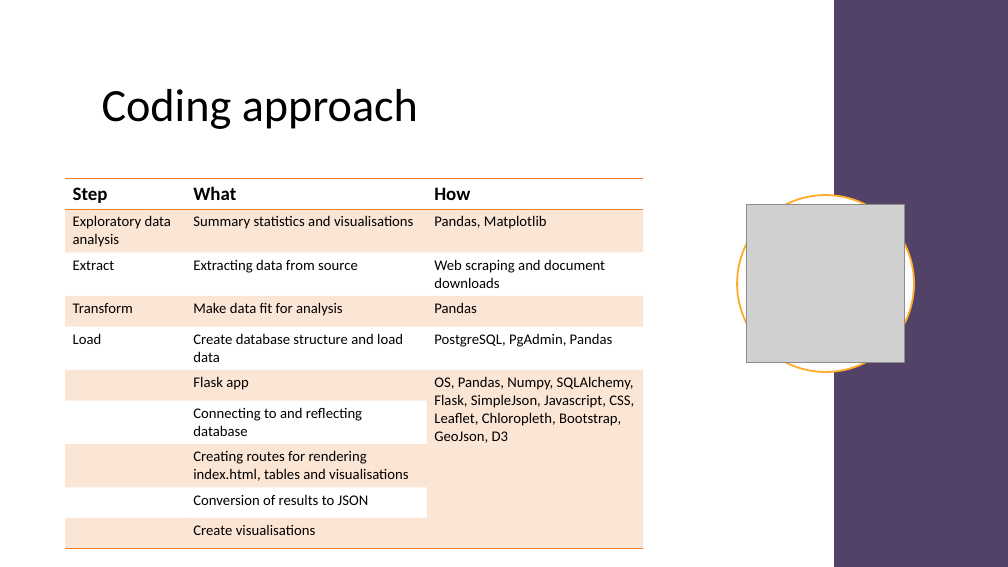
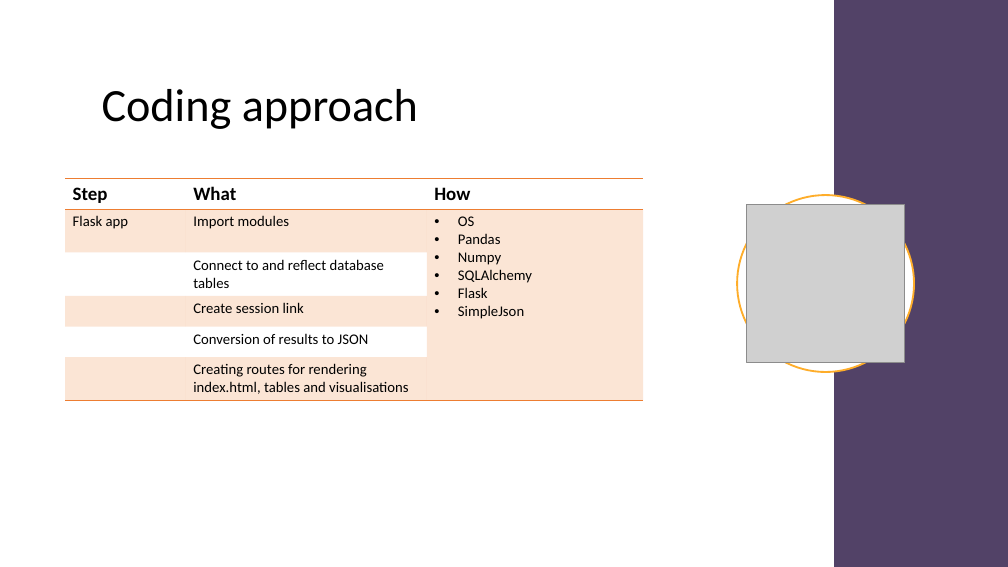
Before and after one commit to dan1ellec/Project-2, a slide deck: slide 7 of Australian Marriage Law Postal Survey 2017.pptx (slide 5 before the commit). Drawn at 1008x567 pixels with LibreOffice and Linux fonts; fonts in the diff are those of the drawing; grey boxes stand for pictures. Boxes give left, top, right and bottom in pixels: in the first picture for what was removed or moved away, otherwise in the second. Text is boxed around its words. In the diff, an @@ line names an element or a change of style, - is before the commit and + after.

```diff
--- a/Australian Marriage Law Postal Survey 2017.pptx
+++ b/Australian Marriage Law Postal Survey 2017.pptx
@@ table at [65,178,644,399] @@
-row 2: Exploratory data analysis | Summary statistics and visualisations | Pandas, Matplotlib
-row 3: Extract | Extracting data from source | Web scraping and document downloads
-row 4: Transform | Make data fit for analysis | Pandas
-row 5: Load | Create database structure and load data | PostgreSQL, PgAdmin, Pandas
-row 6:  | Flask app | OS, Pandas, Numpy, SQLAlchemy, Flask, SimpleJson, Javascript, CSS, Leaflet, Chloropleth, Bootstrap, GeoJson, D3
-row 7:  | Connecting to and reflecting database | 
+row 2: Flask app | Import modules | OS / Pandas / Numpy / SQLAlchemy / Flask / SimpleJson
+row 3:  | Connect to and reflect database tables | 
+row 4:  | Create session link | 
+row 5:  | Conversion of results to JSON | 
-row 9:  | Conversion of results to JSON | 
-row 10:  | Create visualisations | 
```
Also in this commit, not shown: 9 other slides changed, 9 slides added, 3 slides removed.
